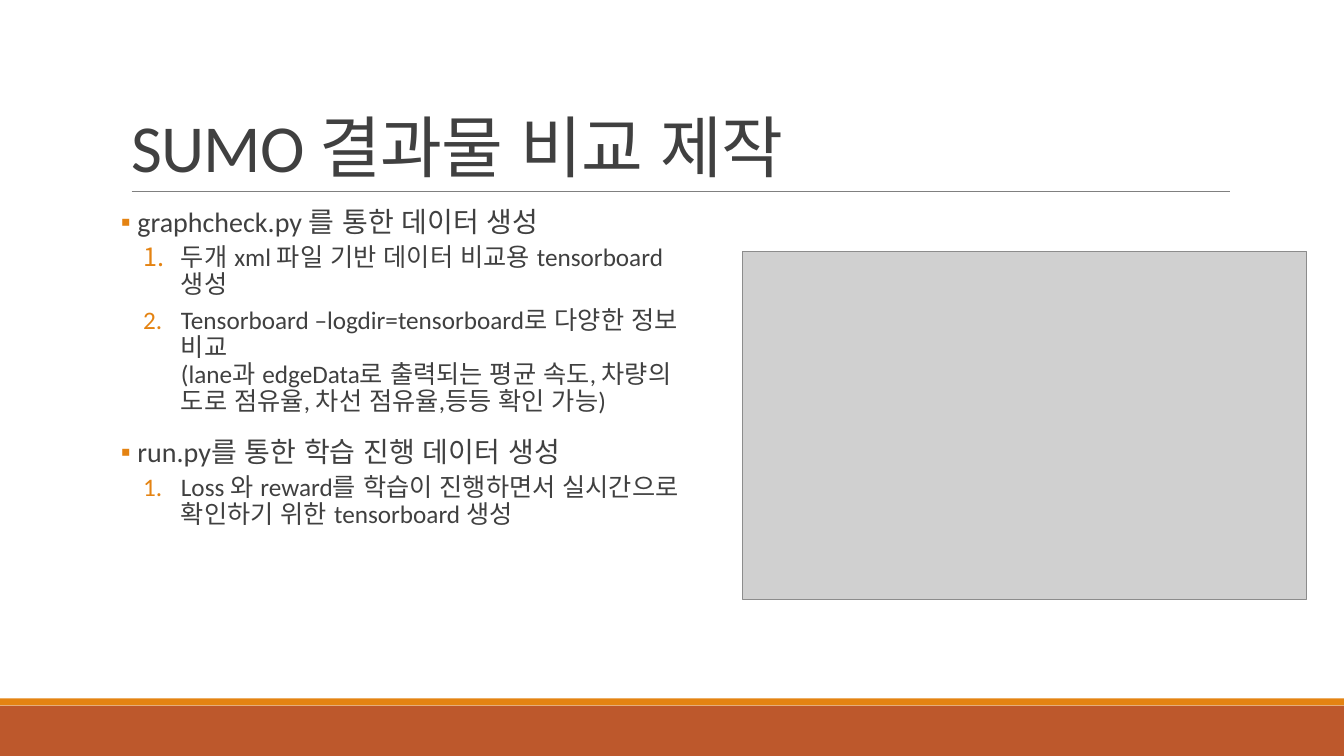
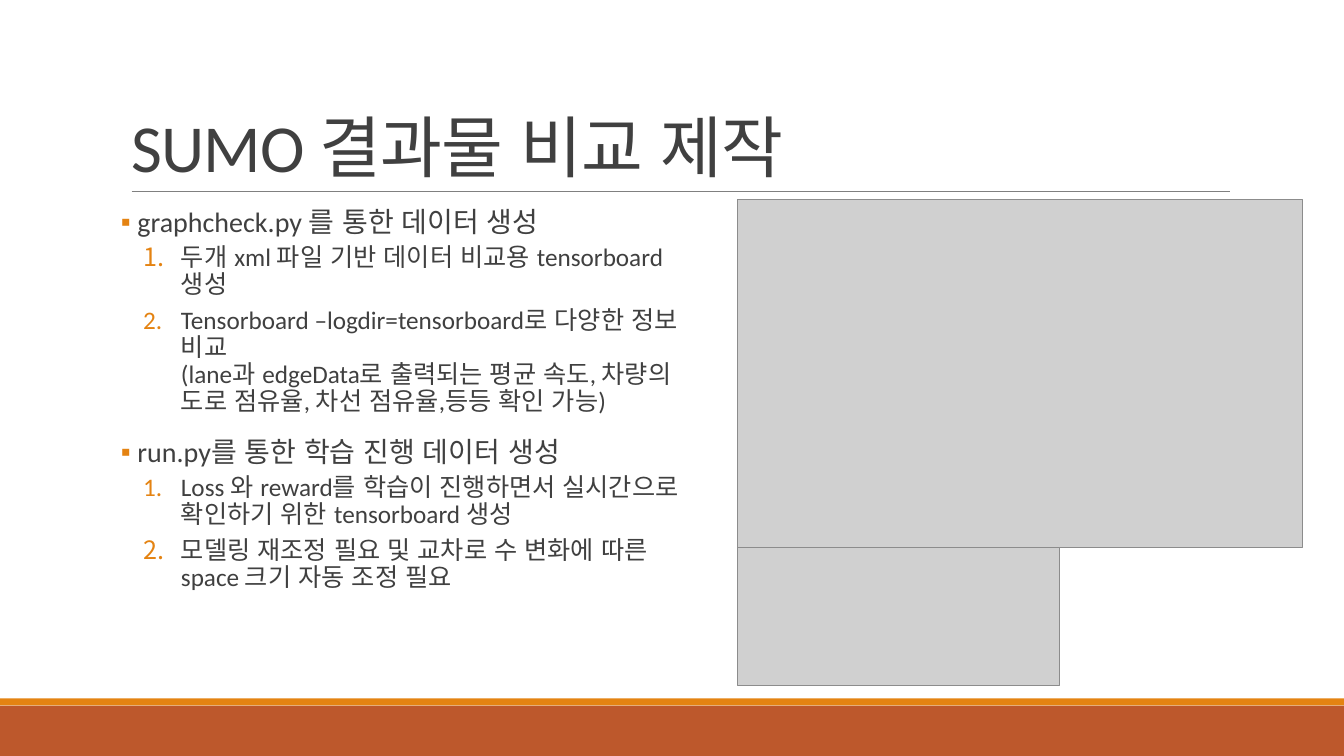
Before and after one commit to 3neutronstar/traffic-optimization_RL, a slide deck: slide 13 of 1st_Seminar(강민수).pptx (slide 7 before the commit). Drawn at 1344x756 pixels with LibreOffice and Linux fonts; fonts in the diff are those of the drawing; grey boxes stand for pictures. Boxes give left, top, right and bottom in pixels: in the first picture for what was removed or moved away, otherwise in the second. Text is boxed around its words. In the diff, an @@ line names an element or a change of style, - is before the commit and + after.

```diff
--- a/1st_Seminar(강민수).pptx
+++ b/1st_Seminar(강민수).pptx
@@ picture: place and size @@
-picture at [742,251,1307,599]
+picture at [738,200,1303,547]
@@ text at [181,538,647,590]: paragraph added @@
+  2. 모델링 재조정 필요 및 교차로 수 변화에 따른 space 크기 자동 조정 필요
@@ picture added at [738,547,1061,686] @@
```
Also in this commit, not shown: 2 other slides changed, 8 other files.
